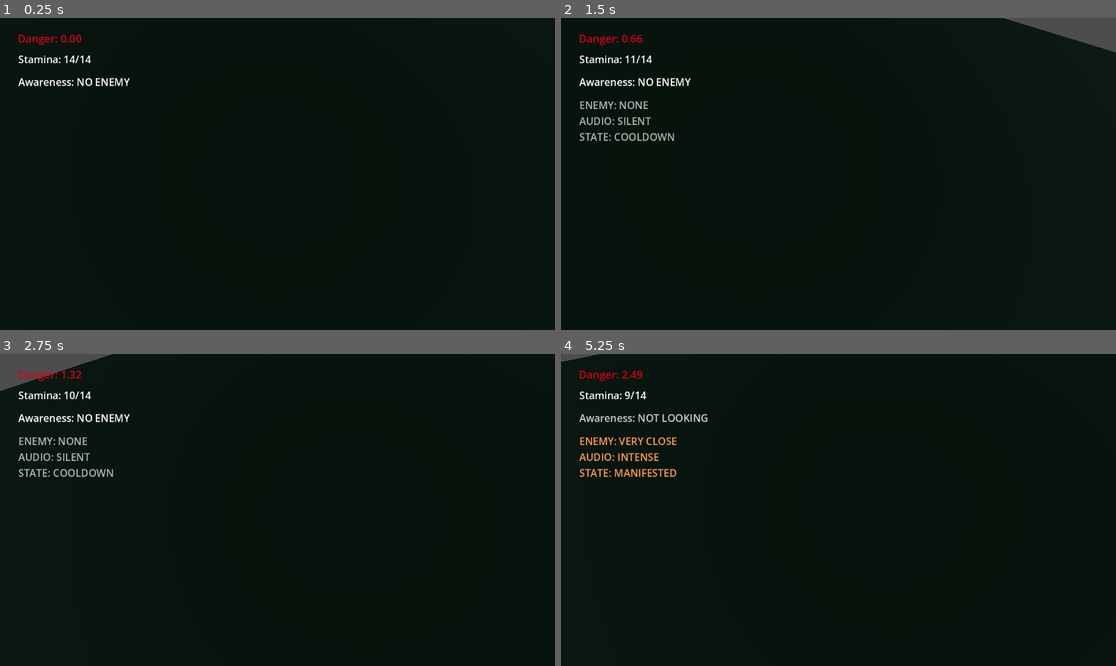
Above: before the commit, frames 1-4 (two rows, left to right).
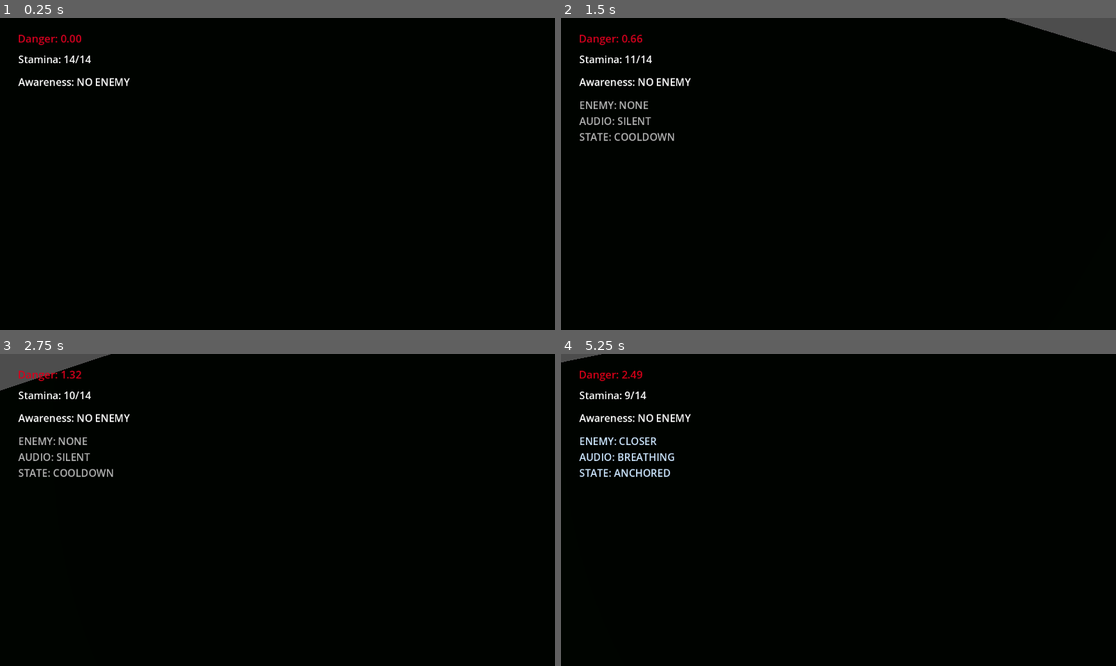
Above: after the commit, the same moments.

Repository: shrg29/finalprojectATCG
Game: Godot game, scene res://scenes/test_level.tscn
The game is run twice, just before and just after one commit, with the same random seed, the same clock (stepped at 60 frames per second) and the same inputs.
Inputs (mouse positions are in pixels of both pictures, inside the frame that each line leads up to):
- Up to frame 1 (0.25 s): no input
- Up to frame 2 (1.5 s): tap Enter at 0.5 s; move the mouse to (832, 180) at 0.52 s; hold Shift (sprint) 0.53-1.28 s; hold W (move_forward) from 0.53 s (still down); tap Space (jump) at 0.77 s; move the mouse to (877, 177) at 1.27 s; tap Shift (sprint) at 1.35 s
- Up to frame 3 (2.75 s): keep holding W (move_forward); tap Space (jump) at 1.52, 2 s; move the mouse to (233, 506) at 2.02 s; hold Shift (sprint) from 2.03 s (still down)
- Up to frame 4 (5.25 s): move the mouse to (844, 510) at 2.77 s; release W (move_forward) at 2.78 s; release Shift (sprint) at 2.78 s; hold A (move_left) 2.78-3.53 s; tap Shift (sprint) at 2.85, 4.35 s; tap Space (jump) at 3.02, 3.77, 4.52 s; move the mouse to (816, 503) at 3.52 s; hold Shift (sprint) 3.53-4.28 s; hold W (move_forward) from 3.53 s (still down); tap Enter at 4.25 s; move the mouse to (866, 510) at 4.27 s; move the mouse to (810, 510) at 5.02 s; hold Shift (sprint) from 5.03 s (still down)

The runs differ from the first frame. In frame 2, less than 0.1% of the frame differs, in the area x 79-100%, y 0-11%; in frame 3, less than 0.1%; in frame 4, 1.1%, in the area x 0-27%, y 0-40%.

Commit message:
core mechanics implemented

Diff:
--- a/final-project-actg/scenes/test_level.tscn
+++ b/final-project-actg/scenes/test_level.tscn
@@ -61,8 +61,8 @@
 [node name="TestLevel" type="Node3D"]
 
 [node name="Maze" parent="." instance=ExtResource("4_x4b8f")]
-maze_width = 5
-maze_height = 5
+maze_width = 6
+maze_height = 6
 
 [node name="MoonLight" type="DirectionalLight3D" parent="."]
 transform = Transform3D(0.8660254, -0.3535534, 0.3535534, 0, 0.7071068, 0.7071068, -0.5, -0.61237246, 0.61237246, -0.2537079, 1.2563438, -0.6434746)
--- a/final-project-actg/scenes/wall_scene.tscn
+++ b/final-project-actg/scenes/wall_scene.tscn
@@ -1,7 +1,11 @@
 [gd_scene load_steps=4 format=3 uid="uid://bmfytqsy4s558"]
 
 [sub_resource type="StandardMaterial3D" id="StandardMaterial3D_w0rr7"]
-albedo_color = Color(0, 0.15601006, 0.022891443, 1)
+albedo_color = Color(6.843591e-08, 0.09717705, 0.010634592, 1)
+metallic_specular = 0.05
+normal_enabled = true
+subsurf_scatter_enabled = true
+subsurf_scatter_strength = 0.24
 
 [sub_resource type="BoxMesh" id="BoxMesh_w0rr7"]
 material = SubResource("StandardMaterial3D_w0rr7")
--- a/final-project-actg/scripts/enemy_director.gd
+++ b/final-project-actg/scripts/enemy_director.gd
@@ -3,6 +3,7 @@
 #horror direction that controls an invisible enemy presence using anchors
 #manifesting a real enemy only when rules are met
 
+#lifecycle of the enemy
 enum State { COOLDOWN, ANCHORED, MANIFESTED, PUNISH }
 
 @export var maze_path: NodePath
@@ -22,13 +23,15 @@
 
 @export var anchor_zone_scene: PackedScene
 @export var anchor_zone_radius := 9.0 # meters
+
 var _zone: Area3D = null
 var _player_in_zone := false
 
-# --- danger-driven behaviour tuning (director only) ---
-@export var danger_zone_radius_bonus := 0.8 # up to +60% radius at max danger
-@export var manifest_view_dot_min := 0.65   # more danger => wider cone (lower dot)
-# -----------------------------------------------
+var _awareness_target: Node3D = null
+
+#danger-driven behaviour tuning
+@export var danger_zone_radius_bonus := 0.8 #up to +60% radius at max danger
+@export var manifest_view_dot_min := 0.65   #more danger => wider cone (lower dot)
 
 #timing/pacing
 @export var base_anchor_interval := 16.0       #seconds between anchor picks when calm
@@ -44,17 +47,17 @@
 @export var mid_dist := 15.0
 @export var near_dist := 8.0
 @export var min_pick_distance := 18.0      #anchors must be at least this far when chosen
-@export var max_pick_distance := 42.0     # optional cap, set to e.g. 60.0 if you want
+@export var max_pick_distance := 42.0     #optional cap
 @export var pick_attempts := 40            #tries before fallback
 
-#anchor must be this close AND visible to manifest
+#manifestation vars
 @export var manifest_distance := 8.0
 @export var manifest_view_dot := 0.85
-
-@export var manifest_los_distance := 10.0  # within this distance we require LOS
-@export var manifest_no_los_distance := 6.0 # within this distance LOS not required (around-corner allowance)
-
-#if player looks away after manifest, we clear anchor after a short grace
+@export var manifest_los_distance := 10.0  #within this distance we require LOS
+@export var manifest_no_los_distance := 6.0 #within this distance LOS not required (around-corner allowance)
+
+#timers used for manifest stability
+#prevents instant vanish
 @export var lose_sight_clear_time := 0.35
 var _lose_sight_timer := 0.0
 
@@ -63,8 +66,8 @@
 @export var punish_duration := 1.2
 
 var _aggression := 0.0 # 0..1
-@export var aggression_up := 0.20   # per second when chasing/noisy
-@export var aggression_down := 0.12 # per second when cautious
+@export var aggression_up := 0.20   #per second when chasing/noisy
+@export var aggression_down := 0.12 #per second when cautious
 
 #audio
 @export var cue_far: AudioStream
@@ -83,12 +86,8 @@
 @export var breath_db_mid := -8.0
 @export var breath_db_near := -2.0
 
-@export var tier_hysteresis := 1.0
-var _current_tier := -1
-
-
 #manifest stability (prevents instant dip from LOS quirks)
-@export var min_manifest_time := 0.8 # seconds enemy must exist before it can disappear
+@export var min_manifest_time := 0.8 #seconds enemy must exist before it can disappear
 var _manifest_timer := 0.0
 
 var _repick_timer := 0.0
@@ -118,7 +117,6 @@
 var _t_breath := off_db
 var _t_tense := off_db
 var _t_breath_pitch := 1.0
-
 
 func _ready():
 	_maze = get_node_or_null(maze_path) as Node3D
@@ -154,13 +152,12 @@
 	if debug_enabled and debug_show_anchor_markers:
 		_highlight_active_anchor() #currently chosen anchor is a bit bigger
 
-	# --- update aggression from player danger ---
+	#update aggression from player danger
 	var danger01 := _get_player_danger01()
-	# more danger => aggression rises, calm => drops
+	#more danger => aggression rises, calm => drops
 	var target_aggr := danger01
 	var rate := aggression_up if danger01 > _aggression else aggression_down
 	_aggression = move_toward(_aggression, target_aggr, rate * delta)
-	# ------------------------------------------
 
 	match _state:
 		#enemy waits until cooldown ends so it can anchor itself
@@ -225,29 +222,27 @@
 
 	var player_pos: Vector3 = _player.global_position
 
-	# --- danger-driven distance targeting ---
+	#danger-driven distance targeting
 	var danger01: float = _get_player_danger01()
 
-	# sprint pushes it a bit more aggressive (closer)
+	#sprint pushes it a bit more aggressive (closer)
 	var aggr01: float = clamp(danger01 + (0.25 if _is_sprinting else 0.0), 0.0, 1.0)
 
-	# At low danger: target is far-ish
-	# At high danger: target shifts toward near/mid
+	#at low danger: target is far-ish
+	#at high danger: target shifts toward near/mid
 	var desired_min: float = float(lerp(min_pick_distance, near_dist + 1.0, aggr01))
 	var desired_max: float = float(lerp(max_pick_distance, mid_dist + 2.0, aggr01))
 
-	# safety: make sure band is valid
+	#safety: make sure band is valid
 	if desired_max < desired_min + 0.5:
 		desired_max = desired_min + 0.5
 
-	# pick around the center of the band
+	#pick around the center of the band
 	var target_d: float = (desired_min + desired_max) * 0.5
-	# --------------------------------------
-
 	var best_idx := -1
 	var best_score := INF
 
-	# Try random samples first (cheap)
+	#try random samples first (cheap)
 	for attempt in pick_attempts:
 		var idx := randi() % _anchors.size()
 		if _anchors.size() > 1 and idx == _anchor_index:
@@ -256,17 +251,17 @@
 		var p: Vector3 = _anchors[idx]
 		var d: float = player_pos.distance_to(p)
 
-		# accept only anchors inside the danger-driven band
+		#accept only anchors inside the danger-driven band
 		if d < desired_min or d > desired_max:
 			continue
 
-		# score: closest to target distance wins
+		#closest to target distance wins
 		var score: float = abs(d - target_d)
 		if score < best_score:
 			best_score = score
 			best_idx = idx
 
-	# Fallback: if none fit the band, choose the closest-to-target among ALL anchors
+	#if none fit the band, choose the closest-to-target among ALL anchors
 	if best_idx == -1:
 		for i in _anchors.size():
 			if i == _anchor_index:
@@ -289,8 +284,8 @@
 	_lose_sight_timer = 0.0
 	_repick_timer = _get_next_anchor_interval()
 
-
-
+#two functions for detection zone
+#if the player is here, enemy is allowed to exist
 func _spawn_or_move_zone() -> void:
 	# cleanup old
 	if is_instance_valid(_zone):
@@ -441,18 +436,20 @@
 	_p_breath = _make_player(cue_breath)
 	_p_tense = _make_player(cue_tense)
 
-
+#manifestation logic
+#based on player responsibility
 func _can_manifest_now() -> bool:
-	# If we are CLOSE, spawn no matter what (so it feels like it was already there)
+	#if we are CLOSE, spawn no matter what (so it creates the illusion like it was already there)
 	var d: float = _player.global_position.distance_to(_anchor_pos)
+
 	if d <= near_dist:
 		return true
 
-	# Must be inside detection zone (maze-friendly, no LOS-to-point requirement)
+	#must be inside detection zone (maze-friendly, no LOS-to-point requirement)
 	if not _player_in_zone:
 		return false
 
-	# Otherwise require player to face the anchor (awareness gameplay)
+	#otherwise require player to face the anchor (awareness gameplay)
 	var danger01: float = _get_player_danger01()
 	var dot_needed: float = float(lerp(manifest_view_dot, manifest_view_dot_min, danger01))
 	return _is_player_facing_anchor(dot_needed)
@@ -482,7 +479,8 @@
 
 	_manifested.global_position = _anchor_pos
 	_manifested.look_at(_player.global_position, Vector3.UP)
-	_manifested.add_to_group("enemy")
+	_manifested.add_to_group("enemy") # optional now, but keep if you want
+	_awareness_target = _manifested
 
 	_state = State.MANIFESTED
 	_lose_sight_timer = 0.0
@@ -490,39 +488,40 @@
 
 #checking if player sees the enemy
 func _update_manifested(delta: float) -> void:
-	#while manifested, keep audio tense
-	_set_audio_targets(off_db, active_db, active_db)
+	# Keep audio consistent with distance tiers (do NOT force always-intense)
+	_update_anchor_pressure(delta)
 
 	if _manifested == null:
 		_state = State.ANCHORED
 		return
 
-	#lock enemy for a short time so it doesn't "dip" instantly in a maze
+	# lock enemy for a short time so it doesn't "dip" instantly in a maze
 	_manifest_timer += delta
 	if _manifest_timer < min_manifest_time:
 		return
 
-	#if player looks aways, enemy disappears
-	#cooldown starts
 	var d: float = _player.global_position.distance_to(_anchor_pos)
 
-	# IMPORTANT: in very close range, do NOT rely on LOS.
-	# LOS flickers around corners / near walls and causes instant "dips".
-	# Use facing cone only to decide if player "looked away".
-
+	# RULE 1: NEAR = "sticky"
+	# If player is still in near range, enemy should NOT demanifest just because
+	# the player jitters the mouse / breaks the facing cone for a moment.
+	# Punishment is handled by the player script (looking too long).
+	if d <= near_dist:
+		_lose_sight_timer = 0.0
+		return
+
+	# RULE 2: OUTSIDE NEAR = normal behaviour
+	# Now we allow "look away => disappear" so the player can run away.
 	var danger01: float = _get_player_danger01()
 	var dot_needed: float = float(lerp(manifest_view_dot, manifest_view_dot_min, danger01))
 
-		# After linger time is over, return to normal "look away -> disappear" behaviour
 	if _is_player_facing_anchor(dot_needed):
 		_lose_sight_timer = 0.0
 		return
 
 	_lose_sight_timer += delta
 	if _lose_sight_timer >= lose_sight_clear_time:
-		_demanifest_and_clear("linger ended, player looked away")
-	return
-
+		_demanifest_and_clear("player looked away (outside near)")
 
 
 #punishment system
@@ -534,7 +533,6 @@
 
 	_start_punish()
 
-
 #delets the manifested enemy and spawns it in front of the camera
 func _start_punish() -> void:
 	_state = State.PUNISH
@@ -576,7 +574,7 @@
 	_anchor_index = -1
 	_set_audio_targets(off_db, off_db, off_db)
 	_enter_cooldown("punish ended")
-
+	_awareness_target = null
 
 func _demanifest_and_clear(reason: String = "") -> void:
 	if is_instance_valid(_manifested):
@@ -586,6 +584,7 @@
 	_anchor_index = -1
 	_set_audio_targets(off_db, off_db, off_db)
 	_enter_cooldown(reason)
+	_awareness_target = null
 
 
 #coldown + pacing influenced by sprint/danger
@@ -603,11 +602,10 @@
 
 	#more danger => longer cooldown
 	# NOTE: gameplay request: more danger => shorter cooldown (more aggressive),
-	# so we reduce cooldown as danger rises.
+	#so we reduce cooldown as danger rises.
 	cd *= lerp(1.0, 1.0 - danger_cooldown_factor, danger)
 
 	_timer = max(0.2, cd)
-
 
 #depends on player style of play
 func _get_next_anchor_interval() -> float:
@@ -625,9 +623,10 @@
 
 	return max(0.8, interval)
 
-
+#core design choice
+#danger system controlling the whole experience
 func _get_player_danger01() -> float:
-	# Variant-safe: if property missing, get() returns null -> float(null)=0.0
+
 	var dl := float(_player.get("danger_level"))
 	var md := float(_player.get("max_danger"))
 	if md <= 0.0:
@@ -637,7 +636,6 @@
 
 func _on_player_sprinting_changed(s: bool) -> void:
 	_is_sprinting = s
-
 
 func _make_player(stream: AudioStream) -> AudioStreamPlayer:
 	var p := AudioStreamPlayer.new()
@@ -715,3 +713,10 @@
 
 	if _player.has_method("set_director_debug_text"):
 		_player.call("set_director_debug_text", info, col)
+
+func get_awareness_target() -> Node3D:
+	#return the actual collider or node that player should raycast against.
+	#if manifested exists, use that. Otherwise, no target (sound-only).
+	if is_instance_valid(_manifested):
+		return _manifested
+	return null
